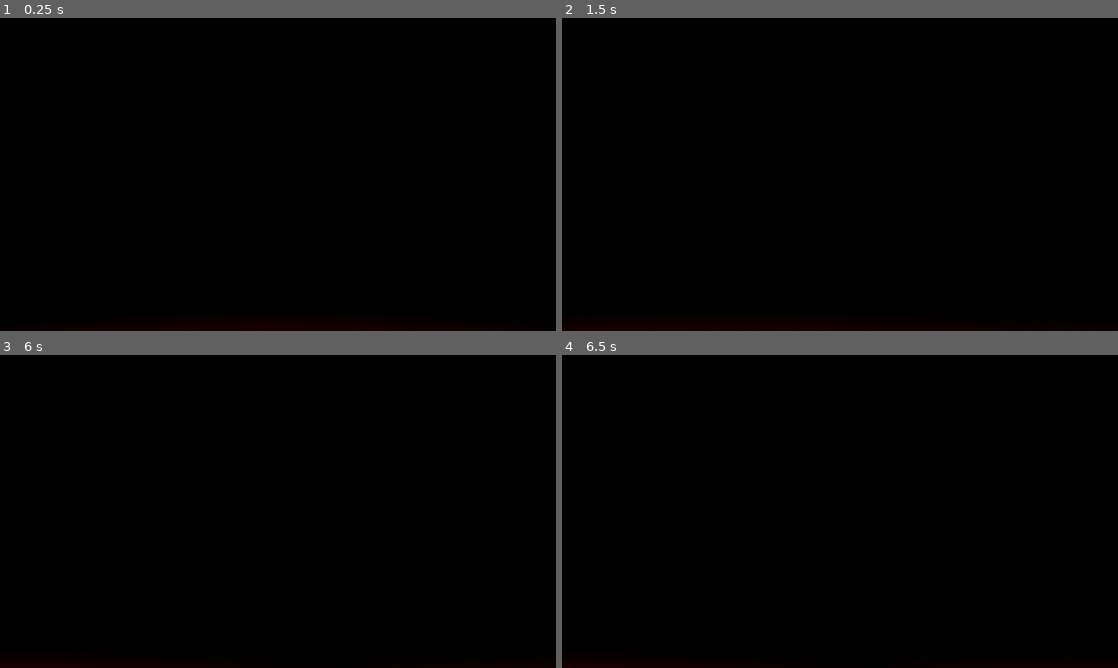
Above: before the commit, frames 1-4 (two rows, left to right).
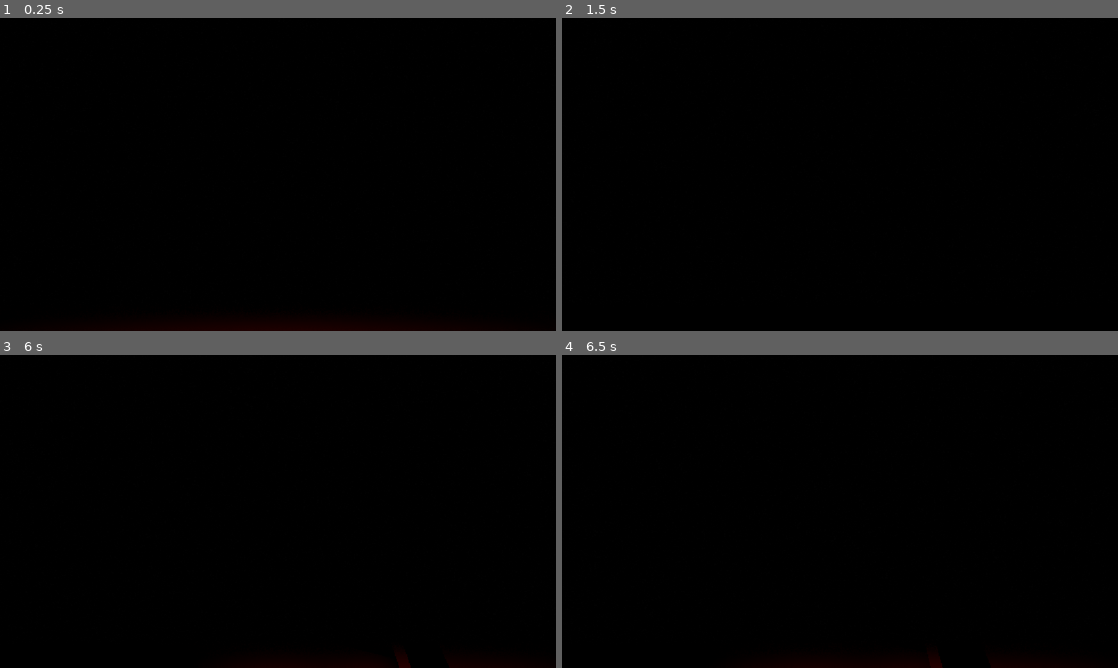
Above: after the commit, the same moments.

Repository: RockSaladStudio/jam-horror-2026
Game: Godot game, scene res://main.tscn
Same seed, same stepped clock (60 frames per second), same inputs: the game is played once before the commit and once after it.
Inputs (mouse positions are in pixels of both pictures, inside the frame that each line leads up to):
- Up to frame 1 (0.25 s): no input
- Up to frame 2 (1.5 s): tap Enter (ui_accept) at 0.5, 0.77, 1.25 s; move the mouse to (962, 158) at 0.52 s; hold D (move_right) 0.53-1.28 s; move the mouse to (728, 190) at 1.27 s; hold S (move_backward) from 1.28 s (still down)
- Up to frame 3 (6 s): tap Enter (ui_accept) at 1.52, 2, 2.75, 3.02, 3.5, 3.77, 4.25, 4.52 s; move the mouse to (333, 442) at 2.02 s; release S (move_backward) at 2.03 s; hold D (move_right) 2.03-2.78 s; move the mouse to (250, 574) at 2.77 s; hold W (move_forward) 2.78-3.53 s; move the mouse to (444, 558) at 3.52 s; hold A (move_left) 3.53-5.03 s; move the mouse to (111, 464) at 4.27 s; move the mouse to (305, 511) at 5.02 s; hold S (move_backward) 5.03-5.78 s; move the mouse to (194, 433) at 5.77 s; hold D (move_right) from 5.78 s (still down)
- Up to frame 4 (6.5 s): keep holding D (move_right); tap Enter (ui_accept) at 6.02 s

The runs differ from the first frame. In frame 2, 0.2% of the frame differs, in the area x 0-57%, y 98-100%; in frame 3, less than 0.1%; in frame 4, less than 0.1%.

Commit message:
tweaked shader blindfold & movement with camera

Diff:
--- a/main.tscn
+++ b/main.tscn
@@ -16,7 +16,7 @@
 shader = ExtResource("1_0xm2m")
 shader_parameter/blindfold_progress = 0.0
 shader_parameter/noise_intensity = 0.070000003325
-shader_parameter/dark_visibility = 0.010000000475
+shader_parameter/dark_visibility = 0.0350000016625
 shader_parameter/blind_distance = 2.0000000475
 shader_parameter/open_distance = 50.0
 
@@ -111,6 +111,24 @@
 [node name="CollisionShape3D" type="CollisionShape3D" parent="enviro/MeshInstance3D9/StaticBody3D" unique_id=1914654737]
 shape = SubResource("BoxShape3D_72w31")
 
+[node name="MeshInstance3D10" type="MeshInstance3D" parent="enviro" unique_id=1049193000]
+transform = Transform3D(0.5, 0, 0, 0, 6.41723, 0, 0, 0, 5.5975337, -0.062817454, 0, -0.37203538)
+mesh = SubResource("BoxMesh_72w31")
+
+[node name="StaticBody3D" type="StaticBody3D" parent="enviro/MeshInstance3D10" unique_id=1858937247]
+
+[node name="CollisionShape3D" type="CollisionShape3D" parent="enviro/MeshInstance3D10/StaticBody3D" unique_id=961447523]
+shape = SubResource("BoxShape3D_72w31")
+
+[node name="MeshInstance3D11" type="MeshInstance3D" parent="enviro" unique_id=476255391]
+transform = Transform3D(-2.1855694e-08, 0, 5.5975337, 0, 6.41723, 0, -0.5, 0, -2.4467596e-07, 2.9836783, 0, -2.9178143)
+mesh = SubResource("BoxMesh_72w31")
+
+[node name="StaticBody3D" type="StaticBody3D" parent="enviro/MeshInstance3D11" unique_id=482053657]
+
+[node name="CollisionShape3D" type="CollisionShape3D" parent="enviro/MeshInstance3D11/StaticBody3D" unique_id=106085356]
+shape = SubResource("BoxShape3D_72w31")
+
 [node name="OmniLight3D" type="OmniLight3D" parent="." unique_id=1970094830]
 transform = Transform3D(1, 0, 0, 0, 1, 0, 0, 0, 1, 0, 2.0396473, 3.700154)
 light_color = Color(1, 0, 0, 1)
@@ -126,6 +144,7 @@
 omni_range = 10.0
 
 [node name="CharacterBody3D" type="CharacterBody3D" parent="." unique_id=2097779225]
+transform = Transform3D(1, 0, 0, 0, 1, 0, 0, 0, 1, 0, 0, 10.129897)
 script = ExtResource("2_1bvp3")
 
 [node name="CollisionShape3D" type="CollisionShape3D" parent="CharacterBody3D" unique_id=1769869909]
--- a/movement.gd
+++ b/movement.gd
@@ -1,9 +1,14 @@
 extends CharacterBody3D
 
+@export var camera: Camera3D
+@export var speed: float = 5.0
+@export var mouse_sensitivity: float = 0.005
 
-const SPEED = 5.0
-const JUMP_VELOCITY = 4.5
+@export_range(-90.0, 0.0, 0.1, "radians_as_degrees") var min_vertical_angle: float = -PI/2
+@export_range(0.0, 90.0, 0.1, "radians_as_degrees") var max_vertical_angle: float = PI/4
 
+func _ready() -> void:
+	Input.set_mouse_mode(Input.MOUSE_MODE_CAPTURED)
 
 func _physics_process(delta: float) -> void:
 	# Add the gravity.
@@ -15,10 +20,18 @@
 	var input_dir := Input.get_vector("move_left", "move_right", "move_forward", "move_backward")
 	var direction := (transform.basis * Vector3(input_dir.x, 0, input_dir.y)).normalized()
 	if direction:
-		velocity.x = direction.x * SPEED
-		velocity.z = direction.z * SPEED
+		velocity.x = direction.x * speed
+		velocity.z = direction.z * speed
 	else:
-		velocity.x = move_toward(velocity.x, 0, SPEED)
-		velocity.z = move_toward(velocity.z, 0, SPEED)
+		velocity.x = move_toward(velocity.x, 0, speed)
+		velocity.z = move_toward(velocity.z, 0, speed)
 
 	move_and_slide()
+
+func _unhandled_input(event: InputEvent) -> void:
+	if event is InputEventMouseMotion:
+		rotation.y -= event.relative.x * mouse_sensitivity
+		rotation.y = wrapf(rotation.y, 0.0, TAU)
+
+		rotation.x -= event.relative.y * mouse_sensitivity
+		rotation.x = clamp(rotation.x, min_vertical_angle, max_vertical_angle)
--- a/new_shader.gdshader
+++ b/new_shader.gdshader
@@ -1,105 +1,3 @@
-//shader_type spatial;
-//render_mode unshaded, depth_test_disabled, fog_disabled, cull_disabled;
-//
-//uniform sampler2D screen_texture : hint_screen_texture, repeat_disable, filter_nearest;
-//uniform sampler2D depth_texture : hint_depth_texture, repeat_disable, filter_nearest;
-//
-//uniform float blindfold_progress : hint_range(0.0, 1.0) = 0.0;
-//uniform float noise_intensity : hint_range(0.0, 1.0) = 0.15;
-//uniform float dark_visibility : hint_range(0.0, 1.0) = 0.2;
-//
-//float random(vec2 uv, float time) {
-    //return fract(sin(dot(uv ,vec2(12.9898,78.233)) + time) * 43758.5453);
-//}
-//
-//void vertex() {
-    //POSITION = vec4(VERTEX.xy, 0.0, 1.0);
-//}
-//
-//void fragment() {
-    //vec2 uv = SCREEN_UV;
-    //
-    //float noise = random(uv, TIME);
-    //
-    //vec3 normal_color = texture(screen_texture, uv).rgb;
-    //normal_color -= (noise * noise_intensity);
-    //
-    //float raw_depth = texture(depth_texture, uv).x;
-    //vec3 ndc = vec3(uv * 2.0 - 1.0, raw_depth);
-    //vec4 view = INV_PROJECTION_MATRIX * vec4(ndc, 1.0);
-    //view.xyz /= view.w;
-    //float linear_depth = -view.z;
-    //
-    //float depth_mask = clamp(1.0 - (linear_depth / 5.0), 0.0, 1.0);
-    //vec3 dark_color = vec3(depth_mask * noise * dark_visibility);
-    //
-    //float mask_threshold = 1.0 - blindfold_progress;
-    //float blindfold_mask = smoothstep(mask_threshold - 0.1, mask_threshold + 0.1, uv.y);
-    //
-    //ALBEDO = mix(dark_color, normal_color, blindfold_mask);
-//}
-
-//shader_type spatial;
-//render_mode unshaded, depth_test_disabled, fog_disabled, cull_disabled;
-//
-//uniform sampler2D screen_texture : hint_screen_texture, repeat_disable, filter_nearest;
-//uniform sampler2D depth_texture : hint_depth_texture, repeat_disable, filter_nearest;
-//
-//uniform float blindfold_progress : hint_range(0.0, 1.0) = 0.0;
-//uniform float noise_intensity : hint_range(0.0, 1.0) = 0.15;
-//uniform float dark_visibility : hint_range(0.0, 1.0) = 0;
-//
-//// NOUVEAU : Réglage des distances de vue
-//uniform float blind_distance : hint_range(1.0, 15.0) = 2.0; // Portée quand aveuglé
-//uniform float open_distance : hint_range(5.0, 50.0) = 100.0; // Portée quand on regarde
-//
-//float random(vec2 uv, float time) {
-    //return fract(sin(dot(uv ,vec2(12.9898,78.233)) + time) * 43758.5453);
-//}
-//
-//void vertex() {
-    //POSITION = vec4(VERTEX.xy, 0.0, 1.0);
-//}
-//
-//void fragment() {
-    //vec2 uv = SCREEN_UV;
-    //float noise = random(uv, TIME);
-    //
-    //// 1. CALCUL DE LA PROFONDEUR
-    //float raw_depth = texture(depth_texture, uv).x;
-    //vec3 ndc = vec3(uv * 2.0 - 1.0, raw_depth);
-    //vec4 view = INV_PROJECTION_MATRIX * vec4(ndc, 1.0);
-    //view.xyz /= view.w;
-    //float linear_depth = -view.z;
-    //
-    //// Correction pour le vide absolu (ciel/éditeur)
-    //if (raw_depth < 0.00001) {
-        //linear_depth = 1000.0;
-    //}
-//
-    //// 2. MASQUE DU BANDEAU
-    //float mask_threshold = 1.0 - blindfold_progress;
-    //float blindfold_mask = smoothstep(mask_threshold - 0.1, mask_threshold + 0.1, uv.y);
-    //
-    //// 3. DISTANCE DYNAMIQUE
-    //// Interpolation entre la distance courte (aveugle) et la distance longue (vue libre)
-    //float current_max_distance = mix(blind_distance, open_distance, blindfold_mask);
-    //
-    //// On calcule l'estompage dans le noir basé sur cette distance dynamique
-    //float depth_mask = clamp(1.0 - (linear_depth / current_max_distance), 0.0, 1.0);
-    //
-    //// 4. RENDU SOMBRE (Bandeau baissé)
-    //vec3 dark_color = vec3(depth_mask * noise * dark_visibility);
-    //
-    //// 5. RENDU CLAIR (Bandeau levé)
-    //vec3 normal_color = texture(screen_texture, uv).rgb;
-    //normal_color -= (noise * noise_intensity);
-    //normal_color *= depth_mask; // NOUVEAU : La vue claire s'estompe aussi dans le noir lointain
-    //
-    //// 6. MÉLANGE FINAL
-    //ALBEDO = mix(dark_color, normal_color, blindfold_mask);
-//}
-
 shader_type spatial;
 render_mode unshaded, depth_test_disabled, fog_disabled, cull_disabled;
 
--- /dev/null
+++ b/padlock.tscn
@@ -0,0 +1,68 @@
+[gd_scene format=3 uid="uid://bevnjwmniisfr"]
+
+[ext_resource type="Shader" uid="uid://bolg43gja5106" path="res://placeholder.gdshader" id="1_w81su"]
+
+[sub_resource type="BoxMesh" id="BoxMesh_e81vb"]
+
+[sub_resource type="BoxShape3D" id="BoxShape3D_ldnb4"]
+
+[sub_resource type="ShaderMaterial" id="ShaderMaterial_ewupo"]
+render_priority = 0
+shader = ExtResource("1_w81su")
+
+[sub_resource type="CylinderMesh" id="CylinderMesh_72w31"]
+
+[sub_resource type="CylinderShape3D" id="CylinderShape3D_e81vb"]
+
+[sub_resource type="CapsuleMesh" id="CapsuleMesh_xtyoe"]
+height = 1.6923828
+
+[node name="Node3D" type="Node3D" unique_id=1030121008]
+
+[node name="block" type="MeshInstance3D" parent="." unique_id=219991367]
+transform = Transform3D(0.78825635, 0, 0, 0, 1, 0, 0, 0, 0.35041344, 0, 0, 0)
+mesh = SubResource("BoxMesh_e81vb")
+
+[node name="StaticBody3D" type="StaticBody3D" parent="block" unique_id=393242224]
+
+[node name="CollisionShape3D" type="CollisionShape3D" parent="block/StaticBody3D" unique_id=1783217678]
+shape = SubResource("BoxShape3D_ldnb4")
+
+[node name="thumbwheel_A" type="MeshInstance3D" parent="." unique_id=1982117824]
+transform = Transform3D(0.6, 0, 0, 0, 0.1, 0, 0, 0, 0.6, 0.25159317, -0.079143345, 0)
+material_override = SubResource("ShaderMaterial_ewupo")
+mesh = SubResource("CylinderMesh_72w31")
+
+[node name="StaticBody3D" type="StaticBody3D" parent="thumbwheel_A" unique_id=1719256659]
+
+[node name="CollisionShape3D" type="CollisionShape3D" parent="thumbwheel_A/StaticBody3D" unique_id=1876726544]
+shape = SubResource("CylinderShape3D_e81vb")
+
+[node name="thumbwheel_B" type="MeshInstance3D" parent="." unique_id=984024465]
+transform = Transform3D(0.6, 0, 0, 0, 0.1, 0, 0, 0, 0.6, 0.25159317, 0.19790739, 0)
+material_override = SubResource("ShaderMaterial_ewupo")
+mesh = SubResource("CylinderMesh_72w31")
+
+[node name="StaticBody3D" type="StaticBody3D" parent="thumbwheel_B" unique_id=868994927]
+
+[node name="CollisionShape3D" type="CollisionShape3D" parent="thumbwheel_B/StaticBody3D" unique_id=1558792047]
+shape = SubResource("CylinderShape3D_e81vb")
+
+[node name="thumbwheel_C" type="MeshInstance3D" parent="." unique_id=853207780]
+transform = Transform3D(0.6, 0, 0, 0, 0.1, 0, 0, 0, 0.6, 0.25159317, -0.3590523, 0)
+material_override = SubResource("ShaderMaterial_ewupo")
+mesh = SubResource("CylinderMesh_72w31")
+
+[node name="StaticBody3D" type="StaticBody3D" parent="thumbwheel_C" unique_id=1319757459]
+
+[node name="CollisionShape3D" type="CollisionShape3D" parent="thumbwheel_C/StaticBody3D" unique_id=936173189]
+shape = SubResource("CylinderShape3D_e81vb")
+
+[node name="block2" type="MeshInstance3D" parent="." unique_id=1350818193]
+transform = Transform3D(0.71047574, 0, 0, 0, 1, 0, 0, 0, 0.26383245, 0.0019812584, 0.486704, 0)
+mesh = SubResource("CapsuleMesh_xtyoe")
+
+[node name="StaticBody3D" type="StaticBody3D" parent="block2" unique_id=877463479]
+
+[node name="CollisionShape3D" type="CollisionShape3D" parent="block2/StaticBody3D" unique_id=321789137]
+shape = SubResource("BoxShape3D_ldnb4")
--- /dev/null
+++ b/placeholder.gdshader
@@ -0,0 +1,5 @@
+shader_type spatial;
+
+void fragment() {
+	ALBEDO=vec2(float(int(UV.x*8.)+int(UV.y*8.)&1),0).xyx;
+}
Not shown, added: placeholder.gdshader.uid
